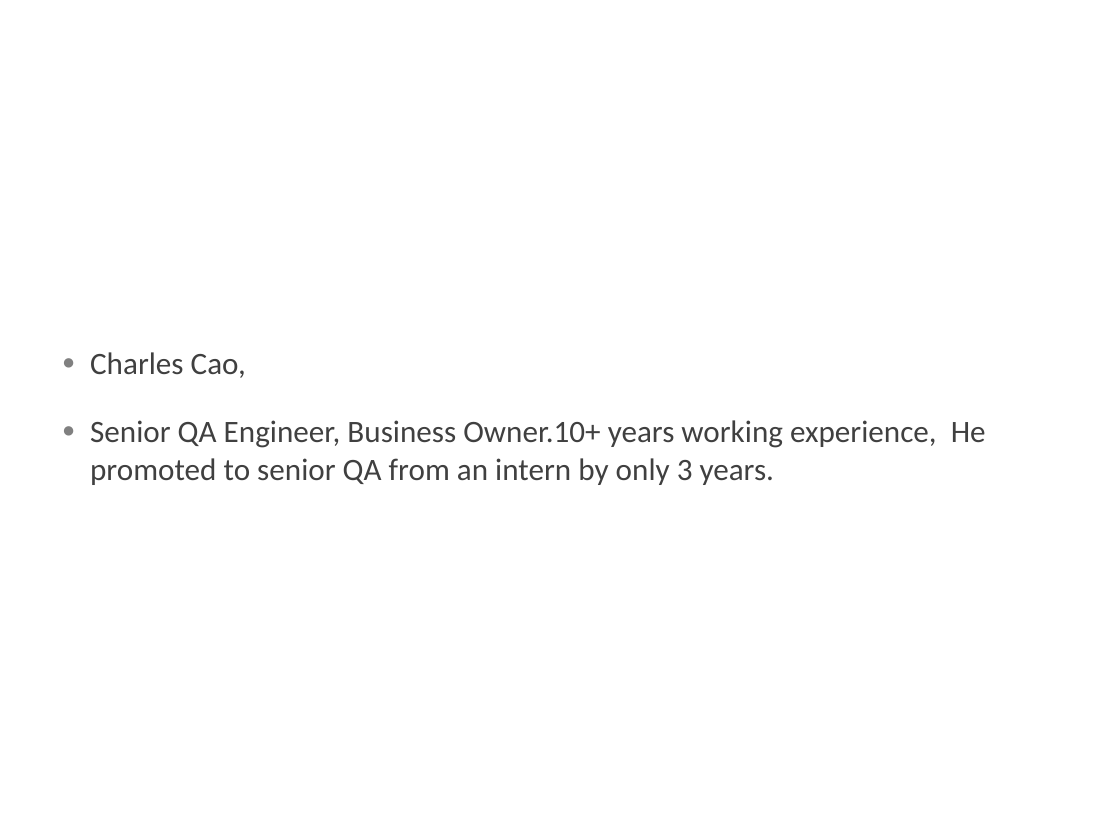
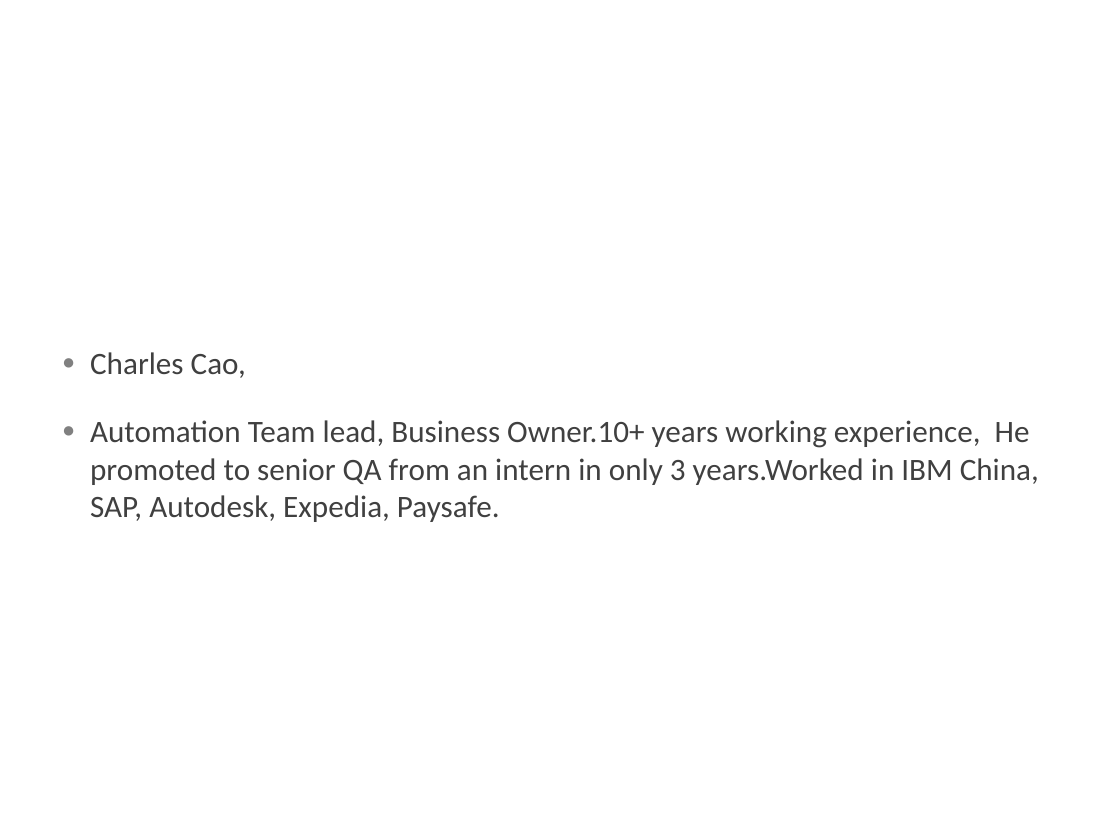
Before and after one commit to machzqcq/cucumber-jvm-template, a slide deck: slide 2 of documents/QA.pptx. Drawn at 1120x840 pixels with LibreOffice and Linux fonts; fonts in the diff are those of the drawing; background and template pictures are left out. Boxes give left, top, right and bottom in pixels: in the first picture for what was removed or moved away, otherwise in the second. Text is boxed around its words. In the diff, an @@ line names an element or a change of style, - is before the commit and + after.

```diff
--- a/documents/QA.pptx
+++ b/documents/QA.pptx
@@ text at bbox=[90, 420, 1039, 522]: text changed @@
-● Senior QA Engineer, Business Owner.10+ years working experience, He promoted to senior QA from an intern by only 3 years.
+● Automation Team lead, Business Owner.10+ years working experience, He promoted to senior QA from an intern in only 3 years.Worked in IBM China, SAP, Autodesk, Expedia, Paysafe.
```
Also in this commit, not shown: 1 other slide changed, 12 other files.
